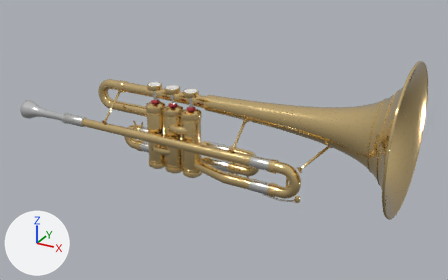
Before and after pictures for a commit that changed the glTF model public/models/baritone.glb.
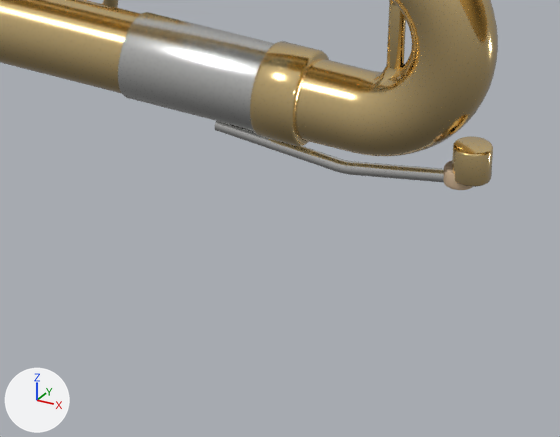
Each version is shown whole from a 50 mm camera at (0.62, -0.926, 0.485) aimed at (0.094, 0.031, 0.007), then close up on the part from 52% to 69% of the width and 63% to 85% of the height. Every picture has the same lights, and +X, +Y and +Z are marked at lower left. The last two pictures show the newer version. Where no turn or scale is listed for an object, it has been applied to the vertices. Vertices at exactly the same position are counted once.

Names of what the first close-up shows: 'Body'.
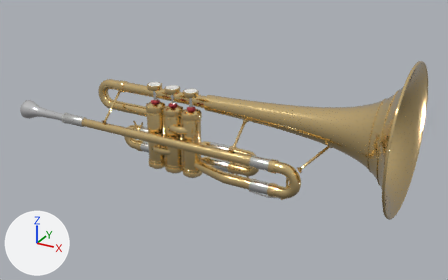
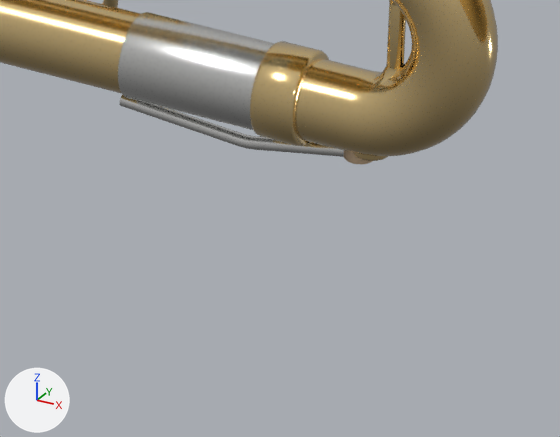
Changed parts and their boxes [x1, y1, x2, y2] in the close-ups (560 x 437 px; the box of a moved part takes in the faces that stretch with it):
'Body', reshaped: before [0, 0, 498, 190]; after [0, 0, 498, 164]
part 1 of me_body, moved or reshaped (mostly hidden afterwards): before [452, 136, 493, 187]; after [354, 153, 388, 161]
part 2 of me_body, moved or reshaped: before [215, 121, 444, 182]; after [120, 95, 344, 157]
part 3 of me_body, moved or reshaped: before [443, 161, 472, 190]; after [344, 150, 372, 164]

The change, as a list of edits to the scene's bpy script:
```text
Change me_body:
    where me_body.from_pydata(...)  # 46141 vertices, 90598 faces; spans x -0.399..0.399, y -0.131..0.131, z -0.143..0.143
    used by ob_body; location = (0.0375, 0.0285, 0.0653)
    me_body part 1: the loose piece of 146 vertices spanning x 0.231..0.24, y -0.062..-0.052, z -0.115..-0.106 is moved by (-0.026, 0.0, 0.0)
    me_body part 2: the loose piece of 144 vertices spanning x 0.168..0.236, y -0.059..-0.055, z -0.122..-0.113 is moved by (-0.026, 0.0, 0.0)
    me_body part 3: the loose piece of 122 vertices spanning x 0.229..0.236, y -0.061..-0.053, z -0.117..-0.113 is moved by (-0.026, 0.0, 0.0)
```
